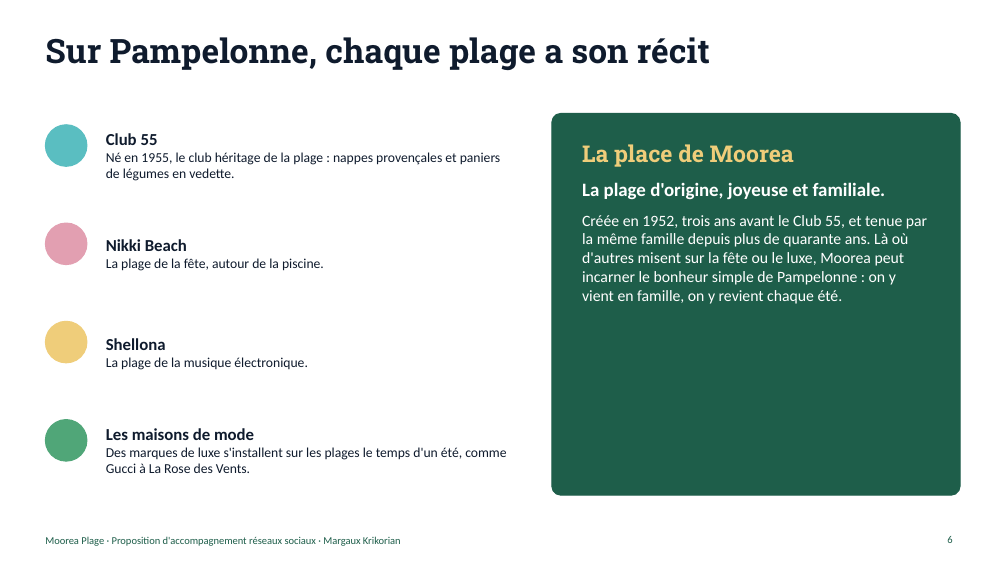
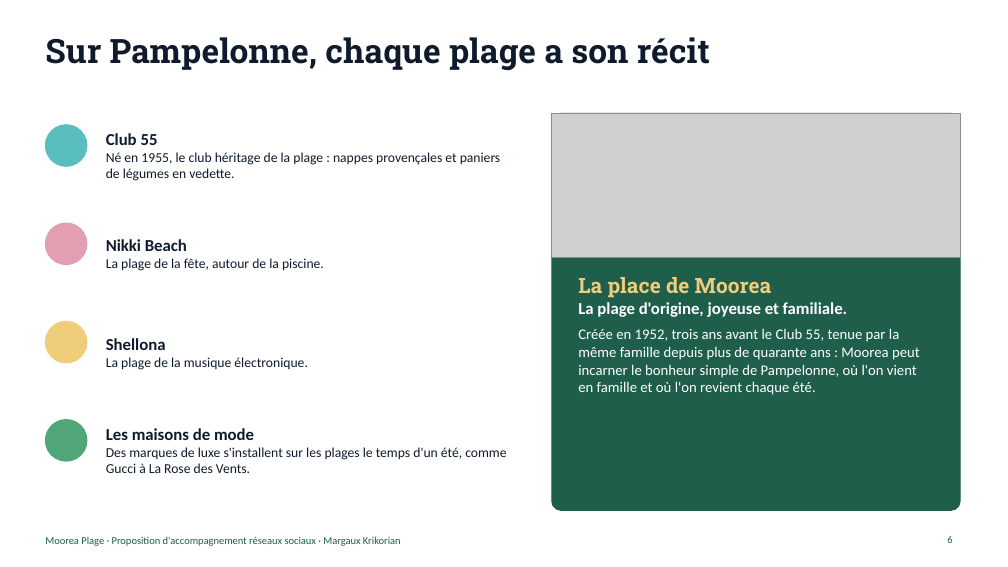
Before and after one commit to margaritakrikorian-ai/Assistant-CM, a slide deck: slide 6 of prospection/moorea-plage/Moorea-Plage-proposition.pptx. Drawn at 1008x567 pixels with LibreOffice and Linux fonts; fonts in the diff are those of the drawing; grey boxes stand for pictures. Boxes give left, top, right and bottom in pixels: in the first picture for what was removed or moved away, otherwise in the second. Text is boxed around its words. In the diff, an @@ line names an element or a change of style, - is before the commit and + after.

```diff
--- a/prospection/moorea-plage/Moorea-Plage-proposition.pptx
+++ b/prospection/moorea-plage/Moorea-Plage-proposition.pptx
@@ rounded rectangle: place and size @@
-rounded rectangle at (552, 113, 960, 495)
+rounded rectangle at (552, 113, 960, 510)
@@ rounded rectangle at (552, 113, 960, 510): proportions changed @@
@@ picture added at (552, 113, 960, 257) @@
@@ text at (578, 277, 847, 317): size 22 to 20 pt in "La place de Moorea"; size 18 to 16 pt in "La plage d'origine, joyeuse et familiale." @@
@@ text "La place de Moorea": place and size @@
-text "La place de Moorea" at (582, 144, 927, 304)
+text "La place de Moorea" at (578, 277, 920, 395)
@@ text at (578, 328, 920, 395): text changed; size 15 to 14 pt @@
-Créée en 1952, trois ans avant le Club 55, et tenue par la même famille depuis plus de quarante ans. Là où d'autres misent sur la fête ou le luxe, Moorea peut incarner le bonheur simple de Pampelonne : on y vient en famille, on y revient chaque été.
+Créée en 1952, trois ans avant le Club 55, tenue par la même famille depuis plus de quarante ans : Moorea peut incarner le bonheur simple de Pampelonne, où l'on vient en famille et où l'on revient chaque été.
```
Also in this commit, not shown: 9 other slides changed, 18 other files.
